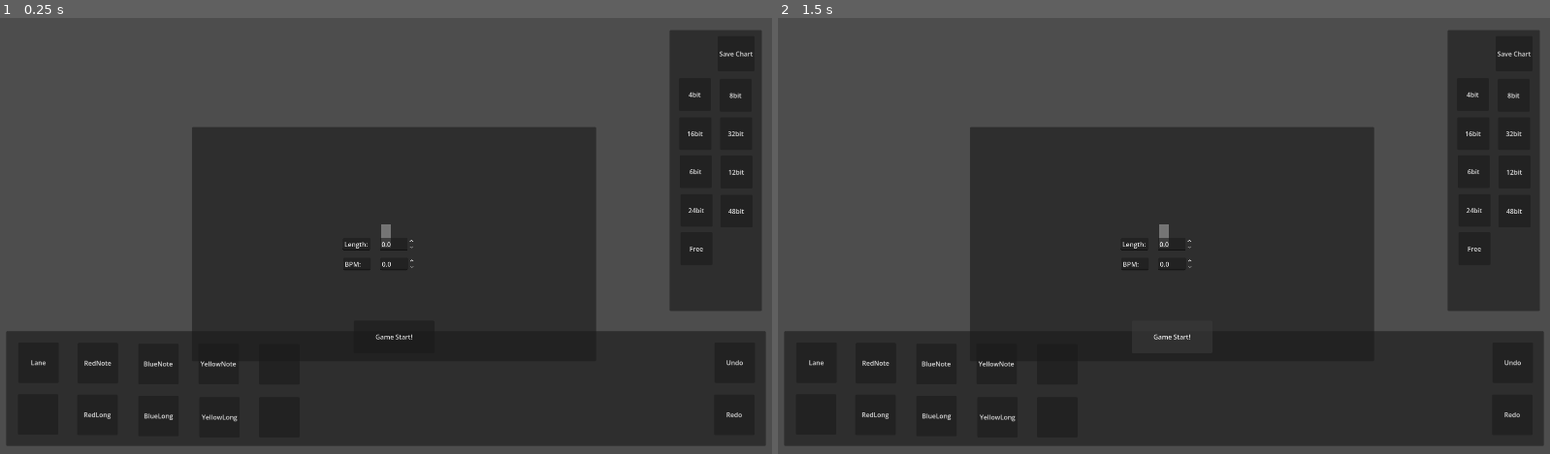
Above: before the commit, frames 1-2 (left to right).
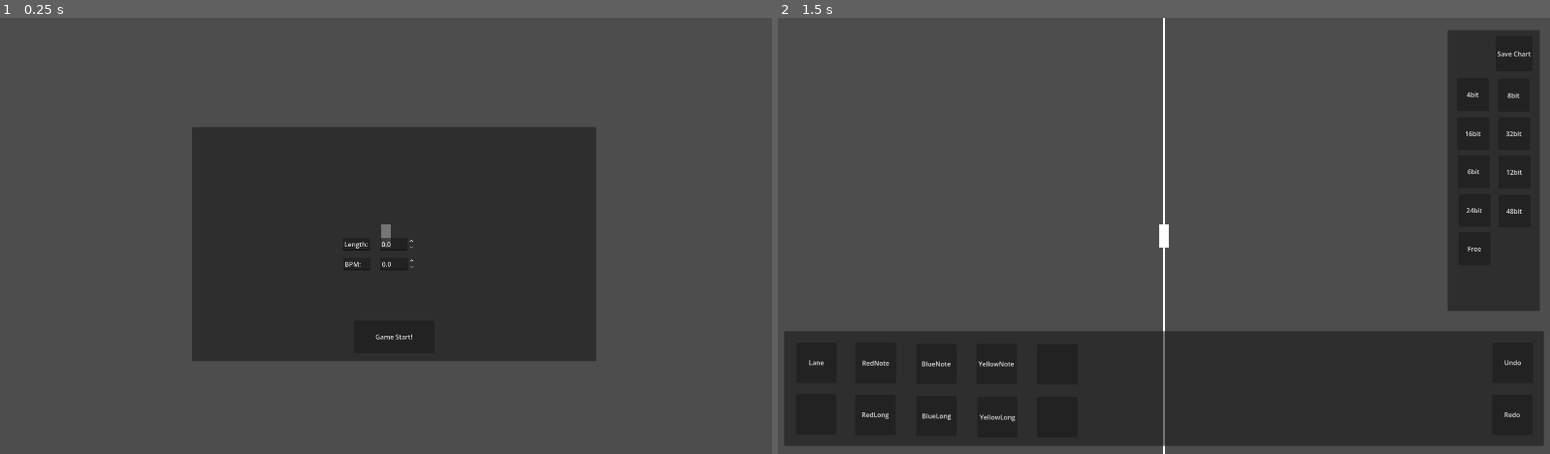
Above: after the commit, the same moments.

Repository: junu192857/Vexatonic-dash-2
Game: Godot game, scene res://Scenes/Editor.tscn
The game is run twice, just before and just after one commit, with the same random seed, the same clock (stepped at 60 frames per second) and the same inputs. This scene is started directly instead of the project's main scene.
Inputs (mouse positions are in pixels of both pictures, inside the frame that each line leads up to):
- Up to frame 1 (0.25 s): no input
- Up to frame 2 (1.5 s): click "Game Start!" at 0.5 s; click (1171, 336) at 1.25 s, where only the run before the commit has a clickable "Game Start!"

The runs differ from the first frame. In frame 1, 30% of the frame differs, in the area x 0-100%, y 2-98%; in frame 2, 24%.
Error before the commit: Parse Error: Expected indented block after "if" block. (res://Scripts/EditorManager.gd:289)

Commit message:
Update EditorManager.gd

Diff:
--- a/vexatonic-dash-2/Scripts/EditorManager.gd
+++ b/vexatonic-dash-2/Scripts/EditorManager.gd
@@ -286,8 +286,8 @@
 		var lane_x_end = Setting.get_posx_from_time(lane.keyframes[-1].x)
 		if mouse_pos.x >= lane_x_start and mouse_pos.x <= lane_x_end:
 			var lane_y = lane.get_height(Setting.get_time_from_posx(mouse_pos.x))
-			if abs(lane_y - mouse_pos.y) <= 2 * Setting.HALF_CONNECTOR_HEIGHT:
 			if abs(lane_y - mouse_pos.y) <= Setting.HALF_CONNECTOR_HEIGHT:
+				print("CASE 2")
 				return LanePlacingCase.Case2
 
 	# Case 3 체크: 마우스가 레인 끝보다 오른쪽이고 왼쪽에 레인이 있는 경우
